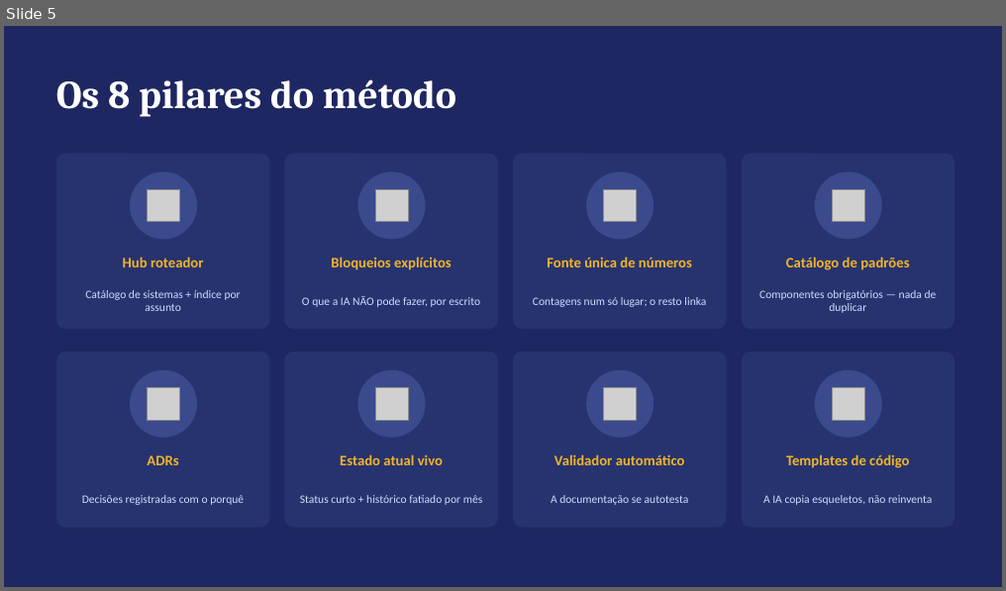
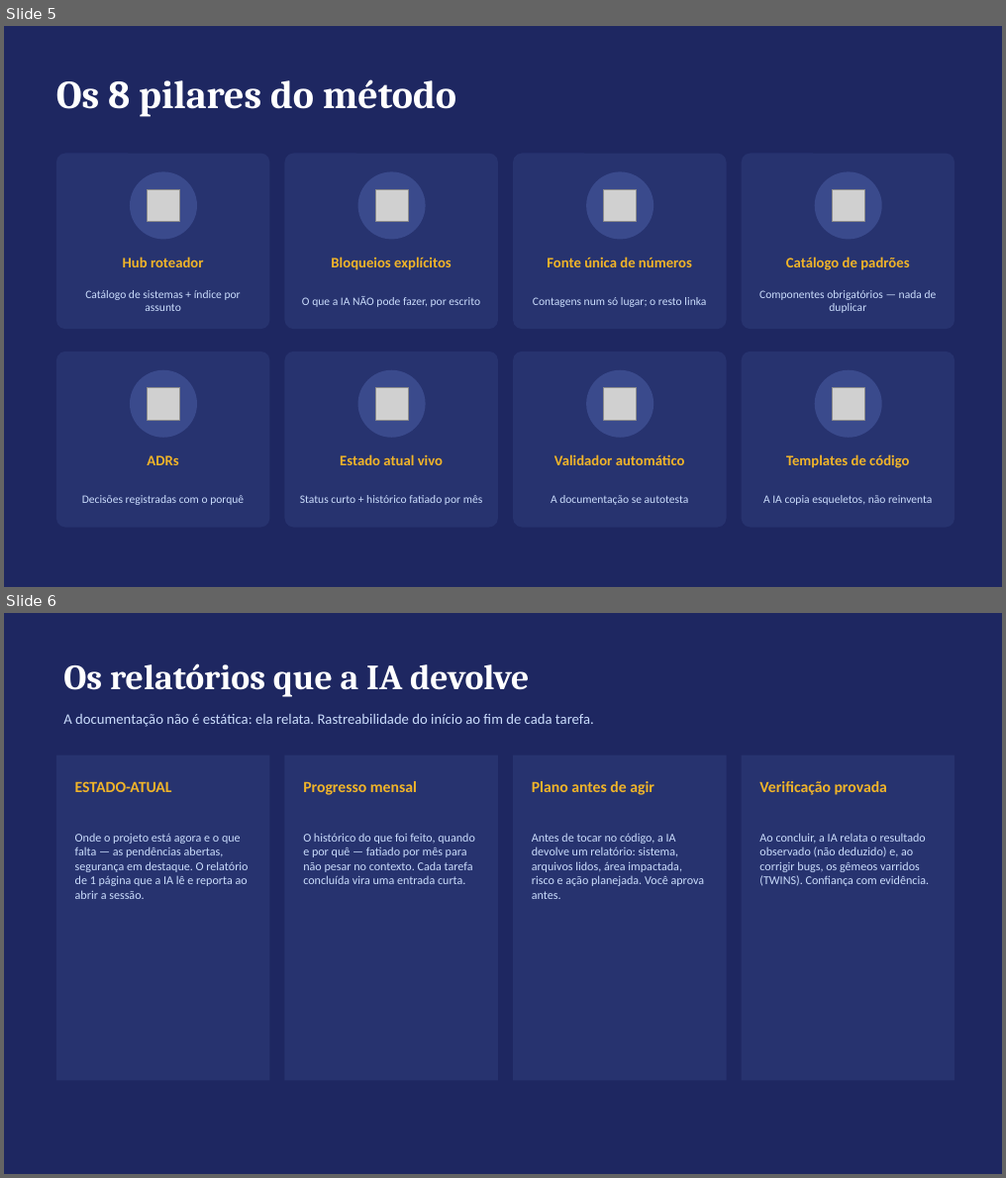
Before and after one commit to kasuowkl/metodo-norte-kit, a slide deck: Apresentacao-Metodo-Norte.pptx. Shown one above the other, each under a label of ours: slide 5 before the commit, slides 5 and 6 after it. The pictures are 1006x591 and 1006x1178 pixels, drawn with LibreOffice and Linux fonts; fonts in the diff are those of the drawing; grey boxes stand for pictures. Boxes give left, top, right and bottom in pixels: in the first picture for what was removed or moved away, otherwise in the second. Text is boxed around its words. In the diff, an @@ line names an element or a change of style, - is before the commit and + after.

```diff
--- a/Apresentacao-Metodo-Norte.pptx
+++ b/Apresentacao-Metodo-Norte.pptx
@@ slide 6 added at (4, 613, 1002, 1174), background #1E2761 @@
@@ text added at (63, 663, 529, 697), 34 pt, text #FFFFFF, bold @@
+Os relatórios que a IA devolve
@@ text added at (63, 714, 594, 727), 14 pt, text #CADCFC @@
+A documentação não é estática: ela relata. Rastreabilidade do início ao fim de cada tarefa.
@@ rectangle added at (56, 756, 269, 1081), fill #27336F @@
@@ rectangle added at (285, 756, 498, 1081), fill #27336F @@
@@ rectangle added at (513, 756, 727, 1081), fill #27336F @@
@@ rectangle added at (742, 756, 954, 1081), fill #27336F @@
@@ text added at (75, 781, 172, 792), 15 pt, text #F0B429, bold @@
+ESTADO-ATUAL
@@ text added at (303, 781, 417, 795), 15 pt, text #F0B429, bold @@
+Progresso mensal
@@ text added at (532, 781, 654, 795), 15 pt, text #F0B429, bold @@
+Plano antes de agir
@@ text added at (759, 781, 887, 795), 15 pt, text #F0B429, bold @@
+Verificação provada
@@ text added at (75, 834, 248, 899), 11.5 pt, text #CADCFC @@
+Onde o projeto está agora e o que falta — as pendências abertas, segurança em destaque. O relatório de 1 página que a IA lê e reporta ao abrir a sessão.
@@ text added at (303, 833, 475, 884), 11.5 pt, text #CADCFC @@
+O histórico do que foi feito, quando e por quê — fatiado por mês para não pesar no contexto. Cada tarefa concluída vira uma entrada curta.
@@ text added at (532, 833, 705, 899), 11.5 pt, text #CADCFC @@
+Antes de tocar no código, a IA devolve um relatório: sistema, arquivos lidos, área impactada, risco e ação planejada. Você aprova antes.
@@ text added at (759, 833, 930, 886), 11.5 pt, text #CADCFC @@
+Ao concluir, a IA relata o resultado observado (não deduzido) e, ao corrigir bugs, os gêmeos varridos (TWINS). Confiança com evidência.
```
Also in this commit, not shown: 1 slide changed, 6 other files.
